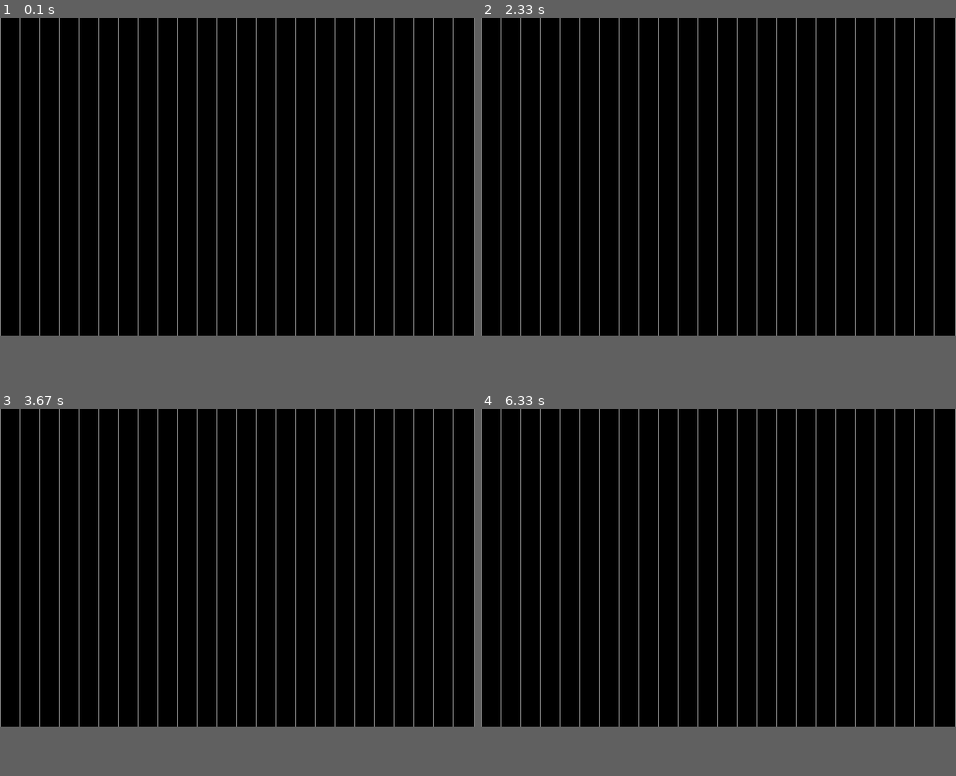
Above: before the commit, frames 1-4 (two rows, left to right).
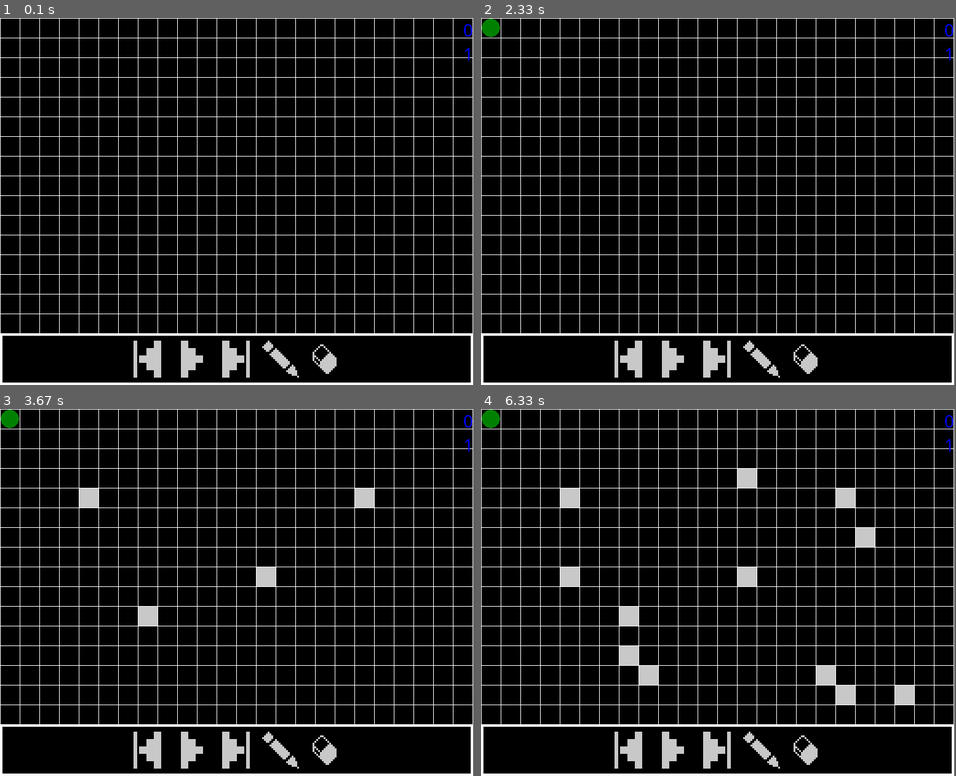
Above: after the commit, the same moments.

Repository: SolVince-Games/Conway-s-PyGame-of-Life
Game: pygame game, started from main.py
The game is run twice, just before and just after one commit, with the same random seed, the same clock (stepped at 60 frames per second) and the same inputs.
Inputs (mouse positions are in pixels of both pictures, inside the frame that each line leads up to):
- Up to frame 1 (0.1 s): no input
- Up to frame 2 (2.33 s): click (628, 359) at 0.38 s; click (671, 359) at 0.72 s; tap Space at 1 s; click (718, 359) at 1.38 s; click (628, 359) at 1.72 s; click (761, 359) at 2.05 s
- Up to frame 3 (3.67 s): press the mouse at (323, 750) at 2.37 s; move the mouse to (342, 621) at 2.47 s; release the mouse at (356, 489) at 2.6 s; press the mouse at (280, 750) at 2.7 s; move the mouse to (275, 658) at 2.8 s; release the mouse at (275, 570) at 2.93 s; press the mouse at (147, 750) at 3.03 s; move the mouse to (142, 680) at 3.13 s; release the mouse at (137, 607) at 3.27 s; press the mouse at (237, 750) at 3.37 s; move the mouse to (161, 621) at 3.47 s; release the mouse at (90, 489) at 3.6 s
- Up to frame 4 (6.33 s): press the mouse at (628, 750) at 3.7 s; move the mouse to (690, 610) at 3.8 s; release the mouse at (751, 475) at 3.93 s; press the mouse at (718, 750) at 4.03 s; move the mouse to (642, 665) at 4.13 s; release the mouse at (566, 585) at 4.27 s; press the mouse at (628, 750) at 4.37 s; move the mouse to (761, 724) at 4.47 s; release the mouse at (894, 698) at 4.6 s; press the mouse at (761, 750) at 4.7 s; move the mouse to (690, 698) at 4.8 s; release the mouse at (618, 647) at 4.93 s; press the mouse at (761, 750) at 5.03 s; move the mouse to (808, 647) at 5.13 s; release the mouse at (856, 544) at 5.27 s; press the mouse at (761, 750) at 5.37 s; move the mouse to (799, 720) at 5.47 s; release the mouse at (837, 687) at 5.6 s; press the mouse at (718, 750) at 5.7 s; move the mouse to (685, 717) at 5.8 s; release the mouse at (652, 684) at 5.93 s; press the mouse at (718, 750) at 6.03 s; move the mouse to (766, 713) at 6.13 s; release the mouse at (818, 673) at 6.27 s
In our replay, the window is 772x516 before the commit and 769x596 after it. These sizes can differ from the game's own. Grey fills any space a smaller window leaves; there, only what the larger window draws over its background counts as a difference.

The runs differ from the first frame. In frame 1, 8.4% of the frame differs, in the area x 0-100%, y 0-100%; in frame 2, 8.5%; in frame 3, 9.3%; in frame 4, 11%.

Commit message:
Just need to add game logic and setting steps per second

Diff:
--- a/main.py
+++ b/main.py
@@ -1,9 +1,11 @@
 # - Imports - #
+from copy import deepcopy
 import pygame
-import os
+from os import environ as osEnviron
 
 # - Inits - #
 pygame.init()
+pygame.font.init()
 clock = pygame.time.Clock()
 
 # - Create window - #
@@ -12,21 +14,36 @@
 def setSize(x: int,y: int):
     global display_width,display_height
     (display_width,display_height) = (x,y)
-    os.environ['SDL_VIDEO_CENTERED'] = '1'
+    osEnviron['SDL_VIDEO_CENTERED'] = '1'
     return pygame.display.set_mode((display_width, display_height))
 
-def setScale(_scale: int):
-    global scale
-    scale = _scale
-    os.environ['SDL_VIDEO_CENTERED'] = '1'
-    return pygame.display.set_mode((scale*display_width, scale*display_height))
-
-display = setSize(10,10)
-setScale(1)
+screen = setSize(10,10)
 pygame.display.set_caption('Conway\'s PyGame of Life')
 # - Create window - #
 
 # - Load assets - #
+assets = {
+    'images':{
+        'buttons':{
+            'unpressed':{
+                'back':pygame.image.load(f'images/back.png').convert_alpha(),
+                'forward':pygame.image.load(f'images/forward.png').convert_alpha(),
+                'play':pygame.image.load(f'images/play.png').convert_alpha(),
+                'pause':pygame.image.load(f'images/pause.png').convert_alpha(),
+                'pencil':pygame.image.load(f'images/pencil.png').convert_alpha(),
+                'eraser':pygame.image.load(f'images/eraser.png').convert_alpha()
+            },
+            'pressed':{
+                'back':pygame.image.load(f'images/back_pressed.png').convert_alpha(),
+                'forward':pygame.image.load(f'images/forward_pressed.png').convert_alpha(),
+                'play':pygame.image.load(f'images/play_pressed.png').convert_alpha(),
+                'pause':pygame.image.load(f'images/pause_pressed.png').convert_alpha(),
+                'pencil':pygame.image.load(f'images/pencil_pressed.png').convert_alpha(),
+                'eraser':pygame.image.load(f'images/eraser_pressed.png').convert_alpha()
+            }
+        }
+    }
+}
 # - Load assets - #
 
 # - Load controls - #
@@ -39,29 +56,190 @@
 (screenGridWidth,screenGridHeight) = (24,16)
 # - Define variables - #
 
+# - Tiles - #
+Tiles = {}
+class Tile():
+    def __init__(self,pos) -> None:
+        global Tiles
+        self.pos = pos
+        Tiles[self.pos] = self
+    def kill(self):
+        Tiles.pop(self.pos)
+def getTileAlive(pos: tuple):
+    if pos in Tiles.keys():
+        return Tiles[pos]
+    else:
+        return None
+def addTile(pos: tuple):
+    Tiles[pos] = Tile(pos)
+# - Tiles - #
+
+# - Gui Buttons - #
+GuiButtonsGroup = pygame.sprite.Group()
+GuiButtons = {}
+class GuiButton():
+    def __init__(self,id,i) -> None:
+        self.sprite = pygame.sprite.Sprite()
+        self.sprite.unpressedImage = assets['images']['buttons']['unpressed'][id]
+        self.sprite.pressedImage = assets['images']['buttons']['pressed'][id]
+        self.sprite.image = self.sprite.unpressedImage
+        self.sprite.rect = self.sprite.image.get_rect()
+        self.sprite.rect.topleft = (210+i*(60+12),524)
+        self.pressed = False
+        self.id = id
+    def setPressing(self,value: bool):
+        if value:
+            self.sprite.image = self.sprite.pressedImage
+        else:
+            self.sprite.image = self.sprite.unpressedImage
+for i,id in enumerate('back play pause forward pencil eraser'.split(' ')):
+    playPauseGap = 0
+    if i > 1:
+        playPauseGap = 1
+    button = GuiButton(id,i-playPauseGap)
+    GuiButtons[id] = (button)
+    if i != 2:
+        GuiButtonsGroup.add(button.sprite)
+
+my_font = pygame.font.SysFont('Comic Sans MS', 30)
+
 # - Main game loop - #
-setSize(8*screenGridWidth+1,8*screenGridHeight+1)
-setScale(4)
+setSize(32*screenGridWidth+1,32*screenGridHeight+1+83)
 replay = True
 while replay:
     running = True
     closed = False
-    paused = False
+    paused = True
+    editing = False
+    visibleTopLeft = (0,0)
+    step = 0
+    Steps = {0:deepcopy(Tiles)}
+    stepsPerSecond = 1
+    frame = 0
     while running and not closed:
         clock.tick(frameRate)
+        # - Events - #
         for event in pygame.event.get():
-            # Detect window closed
+            # - Detect window closed - #
             if event.type == pygame.QUIT:
                 closed = True
                 replay = False
+            # - Detect window closed - #
+            # - Input - #
+            mousebuttons = pygame.mouse.get_pressed()
+            mousePos = pygame.mouse.get_pos()
+            for button in GuiButtons.values():
+                button.setPressing(mousebuttons[0] == 1 and button.sprite.rect.collidepoint(mousePos) and (button.sprite in GuiButtonsGroup.sprites()))
+            if event.type == pygame.MOUSEBUTTONUP:
+                for button in GuiButtons.values():
+                    button.pressed = button.sprite.rect.collidepoint(mousePos) and (button.sprite in GuiButtonsGroup.sprites())
+                    if button.pressed:
+                        print(f'{button.id} pressed!')
+                if editing:
+                    clickedTilePos = (mousePos[0] // 32,mousePos[1] // 32)
+                    if (clickedTilePos[0] >= 0 and clickedTilePos[0] < screenGridWidth) and (clickedTilePos[1] >= 0 and clickedTilePos[1] < screenGridHeight):
+                        tilePos = (visibleTopLeft[0]+clickedTilePos[0],visibleTopLeft[1]+clickedTilePos[1])
+                        if editing == 'add':
+                            addTile(tilePos)
+                        elif getTileAlive(tilePos):
+                            getTileAlive(tilePos).kill()
+            # - Input - #
+        # - Events - #
+        # - Game Logic - #
+            # -  Input - #
+        for id,button in GuiButtons.items():
+            if button.pressed:
+                if not id in ['pencil','eraser']:
+                    editing = False
+                else:
+                    editing = {'pencil':'add','eraser':'kill'}[id]
+                if id == 'back':
+                    step -= 1
+                    if step < 0: step = 0
+                    if not step in Steps.keys():
+                        Steps[step] = deepcopy(Tiles)
+                    else:
+                        Tiles = Steps[step]
+                elif id == 'forward':
+                    step += 1
+                    if step < 0: step = 0
+                    if not step in Steps.keys():
+                        Steps[step] = deepcopy(Tiles)
+                    else:
+                        Tiles = Steps[step]
+                if id == 'play':
+                    paused = False
+                else:
+                    paused = True
+                    frame = 0
+        if paused:
+            GuiButtonsGroup.remove(GuiButtons['pause'].sprite)
+            GuiButtonsGroup.add(GuiButtons['play'].sprite)
+        else:
+            GuiButtonsGroup.remove(GuiButtons['play'].sprite)
+            GuiButtonsGroup.add(GuiButtons['pause'].sprite)
+        for id,button in GuiButtons.items():
+            button.pressed = False
+        # -  Input - #
+
+        if not step in Steps.keys() or Steps[step] != Tiles:
+            Steps[step] = deepcopy(Tiles)
+        if pygame.key.get_pressed()[pygame.K_SPACE]:
+            print(list(Steps[step].keys()))
+
+        # - Game Logic - #
         # - Rendering - #
-            screen = pygame.surface.Surface((display_width,display_height))
-            screen.fill((0,0,0))
-            scaled = pygame.transform.scale(screen, display.get_size())
-            display.blit(scaled, (0, 0))
+        screen.fill((0,0,0))
+        GuiLayer = pygame.Surface((display_width,display_height)).convert_alpha()
+        GuiLayer.fill((0,0,0,0))
+        maxTileX = screenGridWidth-1
+        maxTileY = screenGridHeight-1
+        if len(Steps[step].keys()) > 0:
+            maxTileX = max(max([pos[0] for pos in Steps[step].keys()]),maxTileX)
+            maxTileY = max(max([pos[1] for pos in Steps[step].keys()]),maxTileY)
+        GameLayer = pygame.Surface((32*(maxTileX+1),32*(maxTileY+1))).convert_alpha()
+        GameLayer.fill((0,0,0,0))
+            # - Tiles - #
+        for pos,tile in Steps[step].items():
+            pygame.draw.rect(GameLayer,(200,200,200), pygame.Rect(32*pos[0], 32*pos[1], 32, 32))
+            # - Tiles - #
             # - Grid - #
-            for x in range(screenGridWidth):
-                pygame.draw.line(display, (200,200,200), (8*scale*x,0), (8*scale*x,display_height*scale))
-            pygame.draw.line(display, (200,200,200), (display_width*scale-1,0), (display_width*scale-1,display_height*scale))
+        for x in range(screenGridWidth):
+            pygame.draw.line(GuiLayer, (255,255,255), (32*x,0), (32*x,display_height-83-1))
+        pygame.draw.line(GuiLayer, (255,255,255), (display_width-1,0), (display_width-1,display_height-83-1))
+        for y in range(screenGridHeight):
+            pygame.draw.line(GuiLayer, (255,255,255), (0,32*y), (display_width,32*y))
+        pygame.draw.line(GuiLayer, (255,255,255), (0,display_height-83-1), (display_width,display_height-83-1))
             # - Grid - #
-            pygame.display.flip()
+            # - GUI Bar - #
+        pygame.draw.line(GuiLayer, (255,255,255), (0,display_height-82), (display_width,display_height-82), 3)
+        pygame.draw.line(GuiLayer, (255,255,255), (0,display_height-3), (display_width,display_height-3), 4)
+        pygame.draw.line(GuiLayer, (255,255,255), (display_width-3,display_height-82), (display_width-3,display_height), 4)
+        pygame.draw.line(GuiLayer, (255,255,255), (1,display_height-82), (1,display_height), 4)
+        GuiButtonsGroup.draw(GuiLayer)
+            # - GUI Bar - #
+
+        if editing == 'add':
+            pygame.draw.circle(GuiLayer,(0,255,0,128),(16,16),15)
+        elif editing == 'kill':
+            pygame.draw.circle(GuiLayer,(255,0,0,128),(16,16),15)
+        text_surface = my_font.render(str(step), False, (0, 0, 255))
+        GuiLayer.blit(text_surface,(display_width-text_surface.get_width(),0))
+        temp = text_surface.get_height()
+        text_surface = my_font.render(str(stepsPerSecond), False, (0, 0, 255))
+        GuiLayer.blit(text_surface,(display_width-text_surface.get_width(),temp))
+
+        screen.blit(GameLayer,(0-visibleTopLeft[0]*32,0-visibleTopLeft[1]*32))
+        screen.blit(GuiLayer,(0,0))
+        pygame.display.flip()
+        # - Rendering - #
+        if not paused:
+            if frame == (frameRate // stepsPerSecond):
+                step += 1
+                if not step in Steps.keys():
+                    Steps[step] = deepcopy(Tiles)
+                else:
+                    Tiles = Steps[step]
+            frame += 1
+            if frame > frameRate:
+                frame = 0
Binary file added: images/back.png
Binary file added: images/back_pressed.png
Binary file added: images/eraser.png
Binary file added: images/eraser_pressed.png
Binary file added: images/forward.png
Binary file added: images/forward_pressed.png
Binary file added: images/pause.png
Binary file added: images/pause_pressed.png
Binary file added: images/pencil.png
Binary file added: images/pencil_pressed.png
Binary file added: images/play.png
Binary file added: images/play_pressed.png
